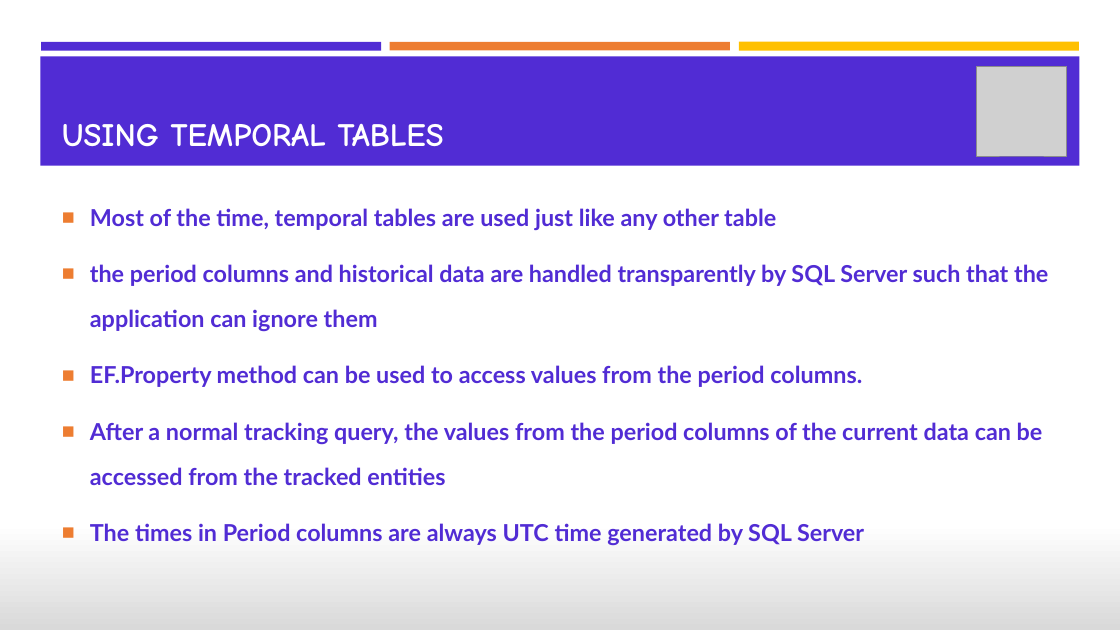
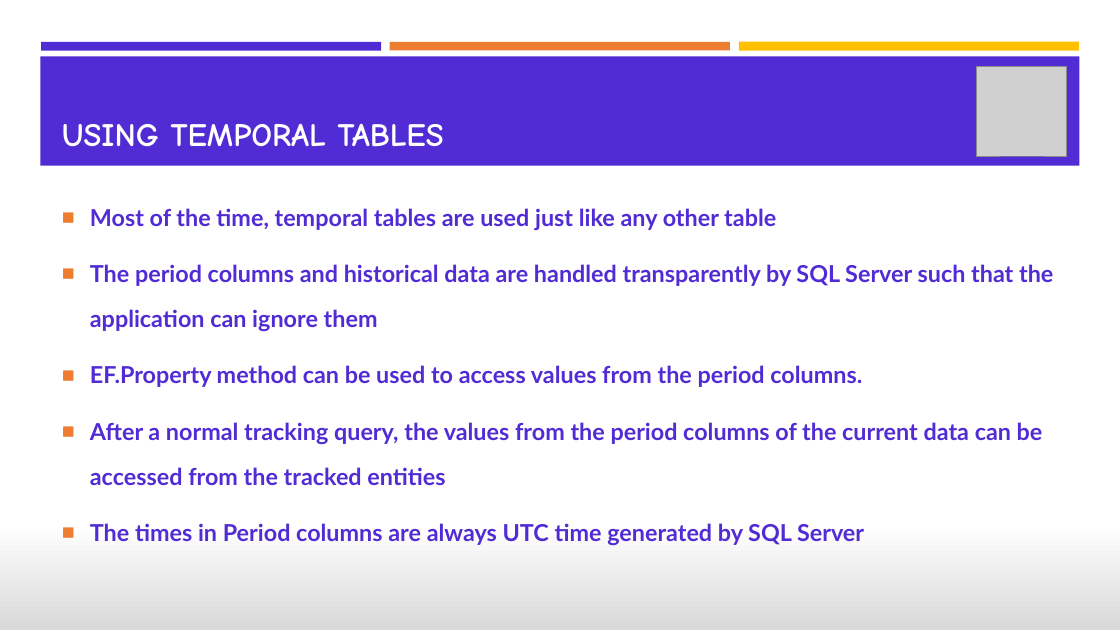
Before and after one commit to VahidFarahmandian/efcore6-sql-temporal-tables, a slide deck: slide 8 of documents/SQL Server Temporal Tables in EF Core 6.0.pptx. Drawn at 1120x630 pixels with LibreOffice and Linux fonts; fonts in the diff are those of the drawing; grey boxes stand for pictures. Boxes give left, top, right and bottom in pixels: in the first picture for what was removed or moved away, otherwise in the second. Text is boxed around its words. In the diff, an @@ line names an element or a change of style, - is before the commit and + after.

```diff
--- a/documents/SQL Server Temporal Tables in EF Core 6.0.pptx
+++ b/documents/SQL Server Temporal Tables in EF Core 6.0.pptx
@@ text at box(90, 264, 1053, 332): text changed @@
-■ the period columns and historical data are handled transparently by SQL Server such that the application can ignore them
+■ The period columns and historical data are handled transparently by SQL Server such that the application can ignore them
```
Also in this commit, not shown: 1 slide removed, 8 other files.
